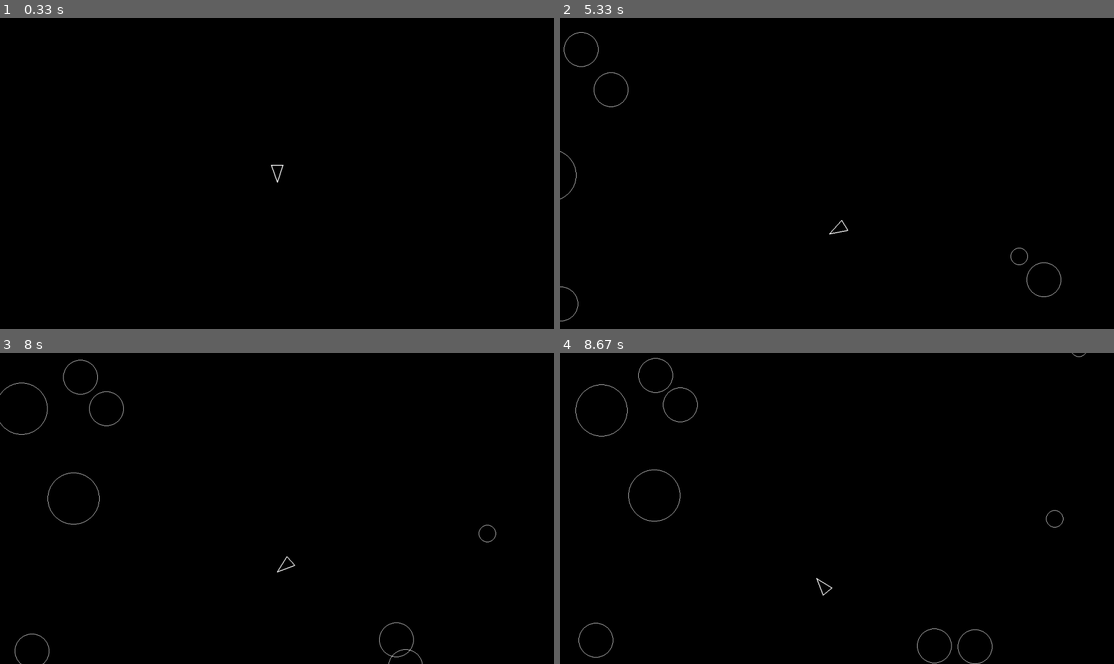
Above: before the commit, frames 1-4 (two rows, left to right).
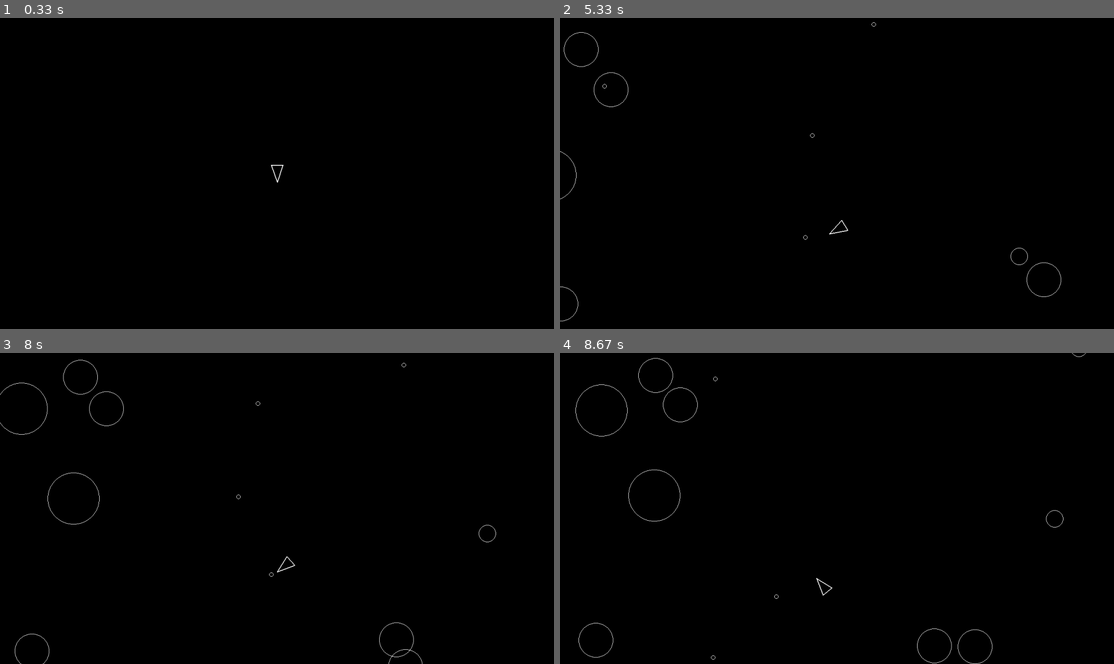
Above: after the commit, the same moments.

Repository: Jaetan/pygame_asteroids
Game: pygame game, started from main.py
The game is run twice, just before and just after one commit, with the same random seed, the same clock (stepped at 60 frames per second) and the same inputs.
Inputs:
- Up to frame 1 (0.33 s): no input
- Up to frame 2 (5.33 s): tap Space at 0.33, 0.73, 1.03, 1.23, 1.57, 1.87, 2.07, 2.37, 2.63, 2.97, 3.27, 3.4, 3.8, 4.1, 4.47, 4.87, 5.17 s; hold D 0.67-1.13 s; hold W 1.17-1.47 s; hold D 1.5-1.97 s; hold A 2-2.53 s; hold S 2.57-2.87 s; hold A 2.9-3.3 s; hold W 3.33-3.7 s; hold D 3.73-4.37 s; hold S 4.4-4.77 s; hold A 4.8-5.27 s; hold D from 5.3 s (still down)
- Up to frame 3 (8 s): tap Space at 5.37, 5.67, 5.87, 6.2, 6.5, 6.7, 7, 7.27, 7.6, 7.9 s; release D at 5.77 s; hold W 5.8-6.1 s; hold D 6.13-6.6 s; hold A 6.63-7.17 s; hold S 7.2-7.5 s; hold A 7.53-7.93 s; hold W from 7.97 s (still down)
- Up to frame 4 (8.67 s): tap Space at 8.03, 8.43 s; release W at 8.33 s; hold D from 8.37 s (still down)

Frame 1 is identical in both runs. In frame 2, less than 0.1% of the frame differs, in the area x 7-58%, y 1-72%; in frame 3, less than 0.1%; in frame 4, less than 0.1%.

Commit message:
rate limit for shots

Diff:
--- a/asteroid.py
+++ b/asteroid.py
@@ -1,14 +1,11 @@
 """Implementation of the asteroids."""
 
-from typing import TypeVar, final, override
+from typing import final, override
 
 import pygame
 from pygame.surface import Surface
 
 from circleshape import CircleShape
-
-K = TypeVar("K")
-
 
 @final
 class Asteroid(CircleShape):
--- a/circleshape.py
+++ b/circleshape.py
@@ -1,7 +1,8 @@
 """CircleShape is used as the base shape for all sprites in the game."""
 
 from __future__ import annotations
-from typing import TypeVar, override, TYPE_CHECKING
+
+from typing import TYPE_CHECKING, override
 
 from pygame.math import Vector2
 from pygame.rect import Rect
@@ -10,8 +11,6 @@
 
 if TYPE_CHECKING:
     from pygame.sprite import _Group  # pyright:ignore[reportPrivateUsage]
-
-K = TypeVar("K")
 
 
 class CircleShape(Sprite):
--- a/constants.py
+++ b/constants.py
@@ -10,4 +10,8 @@
 
 PLAYER_RADIUS = 20
 PLAYER_TURN_SPEED = 300
+PLAYER_SHOOT_COOLDOWN = 0.3
+PLAYER_SHOOT_SPEED = 500
 PLAYER_SPEED = 200
+
+SHOT_RADIUS = 5
--- a/main.py
+++ b/main.py
@@ -1,7 +1,9 @@
 """Main module for the asteroids game."""
 
 from __future__ import annotations
+
 from typing import TYPE_CHECKING, cast
+
 import pygame
 from pygame.math import Vector2
 from pygame.sprite import Group
@@ -27,11 +29,13 @@
     updatables: _Group = Group()
     drawables: _Group = Group()
     asteroids: _Group = Group()
+    shots: _Group = Group()
 
     player = Player(
         Vector2(SCREEN_WIDTH / 2, SCREEN_HEIGHT / 2),
         PLAYER_RADIUS,
         Vector2(0, 0),
+        shots,
         updatables,
         drawables,
     )
--- a/player.py
+++ b/player.py
@@ -1,13 +1,21 @@
 """Player class for the game."""
 
 from __future__ import annotations
-from typing import final, override, TYPE_CHECKING
+
+from typing import TYPE_CHECKING, final, override
 
 import pygame
 from pygame.math import Vector2
 
 from circleshape import CircleShape
-from constants import PLAYER_SPEED, PLAYER_TURN_SPEED
+from constants import (
+    PLAYER_SHOOT_COOLDOWN,
+    PLAYER_SHOOT_SPEED,
+    PLAYER_SPEED,
+    PLAYER_TURN_SPEED,
+    SHOT_RADIUS,
+)
+from shot import Shot
 
 if TYPE_CHECKING:
     from pygame.sprite import _Group  # pyright:ignore[reportPrivateUsage]
@@ -18,10 +26,18 @@
     """The circle shape around the player."""
 
     def __init__(
-        self, position: Vector2, radius: int, velocity: Vector2, *groups: _Group
+        self,
+        position: Vector2,
+        radius: int,
+        velocity: Vector2,
+        shots_groups: _Group,
+        /,
+        *groups: _Group,
     ) -> None:
         super().__init__(position, radius, velocity, *groups)
         self.rotation = 0
+        self.shots_cooldown = 0
+        self.shots_groups = (shots_groups,) + groups
 
     def triangle(self) -> list[Vector2]:
         """The triangle representing the player on the screen."""
@@ -49,9 +65,17 @@
         forward = Vector2(0, 1).rotate(self.rotation)
         self.position += forward * PLAYER_SPEED * dt
 
+    def shoot(self) -> None:
+        """Shoot a bullet straight ahead."""
+        if self.shots_cooldown == 0:
+            velocity = Vector2(0, 1).rotate(self.rotation) * PLAYER_SHOOT_SPEED
+            _ = Shot(Vector2(self.position), SHOT_RADIUS, velocity, *self.shots_groups)
+            self.shots_cooldown = PLAYER_SHOOT_COOLDOWN
+
     @override
     def update[**p](self, dt: float, /, *args: p.args, **kwargs: p.kwargs):
         """Update the player."""
+        self.shots_cooldown = max(self.shots_cooldown - dt, 0)
         keys = pygame.key.get_pressed()
         if keys[pygame.K_a]:
             self.rotate(-dt)
@@ -61,3 +85,5 @@
             self.move(dt)
         if keys[pygame.K_s]:
             self.move(-dt)
+        if keys[pygame.K_SPACE]:
+            self.shoot()
